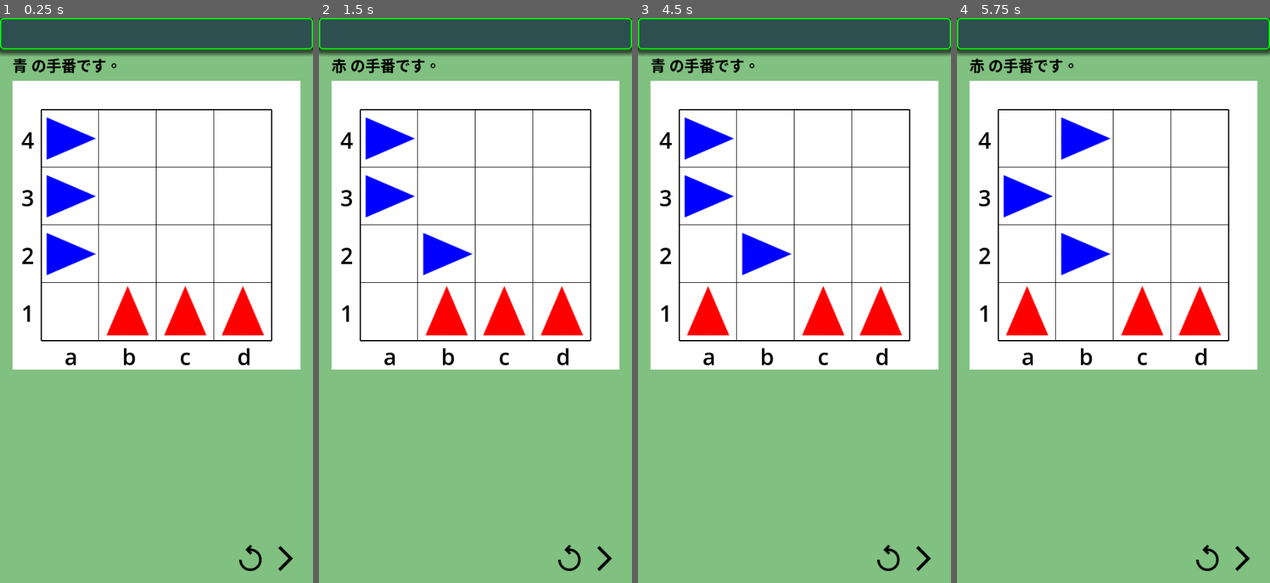
Above: before the commit, frames 1-4 (left to right).
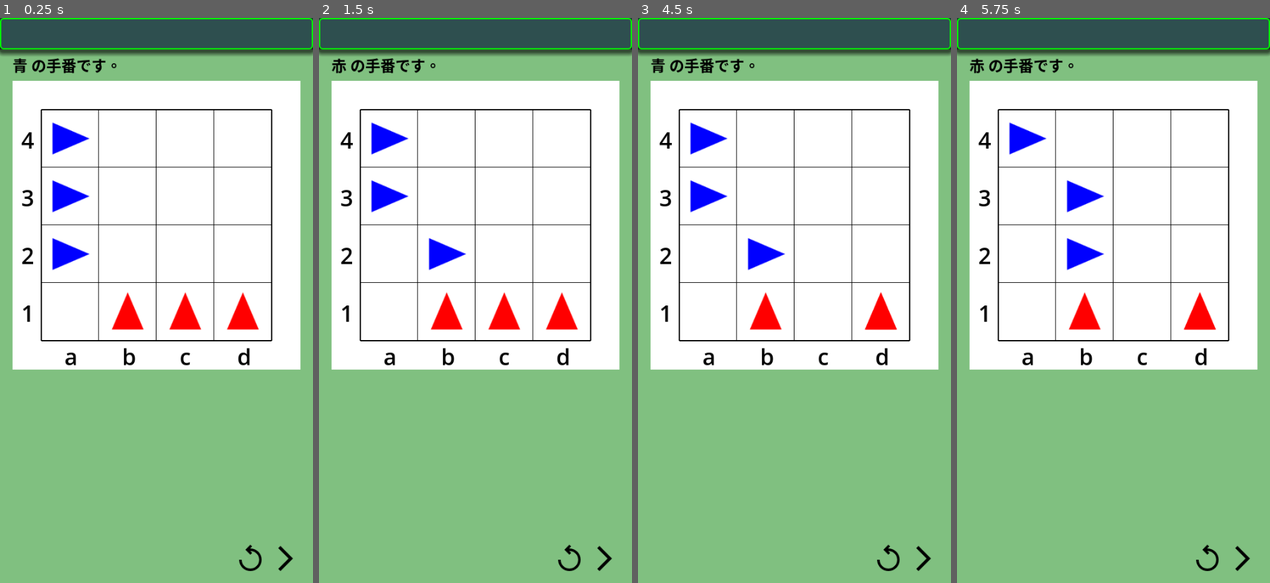
Above: after the commit, the same moments.

Repository: vivisuke/DodgemGame
Game: Godot game, scene res://main.tscn
Same seed, same stepped clock (60 frames per second), same inputs: the game is played once before the commit and once after it.
Inputs (mouse positions are in pixels of both pictures, inside the frame that each line leads up to):
- Up to frame 1 (0.25 s): no input
- Up to frame 2 (1.5 s): click (569, 560) at 0.5 s; click (603, 560) at 1.25 s
- Up to frame 3 (4.5 s): click (888, 560) at 2 s; click (888, 560) at 2.75 s; click (922, 560) at 3.5 s; click (922, 560) at 4.25 s
- Up to frame 4 (5.75 s): tap Enter at 5 s

The runs differ from the first frame. In frame 1, 2.0% of the frame differs, in the area x 14-85%, y 17-57%; in frame 2, 2.0%; in frame 3, 3.0%; in frame 4, 4.3%.

Commit message:
0034 ◎ C 01/13 01/14 0.001│ToDo│4x4, 5x5：車を縮小表示

Diff:
--- a/dodgemgame/scripts/Board.gd
+++ b/dodgemgame/scripts/Board.gd
@@ -40,7 +40,7 @@
 		m_blue_cars[i] = Vector2(0, i+1)
 	m_n_red = m_bd_size - 1
 	m_n_blue = m_bd_size - 1
-func copy(src: Board):
+func copy_from(src: Board):
 	m_bd_size = src.m_bd_size
 	m_n_red = src.m_n_red
 	m_n_blue = src.m_n_blue
@@ -121,6 +121,20 @@
 		else:
 			m_n_blue -= 1
 			return true
+func play_out(red_turn : bool = true) -> int:		# 1 for 赤勝ち, -1 for 青勝ち, 0 for 引き分け
+	var bd : Board = Board.new(m_bd_size)
+	bd.copy_from(self)
+	while true:
+		if red_turn:
+			bd.gen_moves_red()
+		else:
+			bd.gen_moves_blue()
+		var mv = bd.sel_move()
+		if bd.do_move(mv):
+			if bd.m_n_red == 0: return 1
+			if bd.m_n_blue == 0: return -1
+		red_turn = !red_turn
+	return 0
 func _ready():
 	pass # Replace with function body.
 func _process(delta):
--- a/dodgemgame/scripts/board_rect.gd
+++ b/dodgemgame/scripts/board_rect.gd
@@ -34,19 +34,9 @@
 	for i in range(N_CELLS):
 		add_axis_label(xyToPos(i, -0.5), "%c"%(0x61+i))
 		add_axis_label(xyToPos(-0.75, 0.25+i), "%d"%(i+1))
-	#add_axis_label(xyToPos(0, -0.5), "a")
-	#add_axis_label(xyToPos(1, -0.5), "b")
-	#add_axis_label(xyToPos(2, -0.5), "c")
-	#add_axis_label(xyToPos(-0.75, 0.25), "1")
-	#add_axis_label(xyToPos(-0.75, 1.25), "2")
-	#add_axis_label(xyToPos(-0.75, 2.25), "3")
 	for i in range(1, N_CELLS):
 		red_cars.push_back(get_node("RedCar%d"%i))
 		blue_cars.push_back(get_node("BlueCar%d"%i))
-	#red_cars.push_back($RedCar1)
-	#red_cars.push_back($RedCar2)
-	#blue_cars.push_back($BlueCar1)
-	#blue_cars.push_back($BlueCar2)
 	init_cars()
 	pass
 func init_cars():
@@ -55,6 +45,8 @@
 		blue_cars[i].show()
 		red_cars[i].position = xyToPos(i+1, 0)
 		blue_cars[i].position = xyToPos(0, i+1)
+		red_cars[i].scale = Vector2(3.0/N_CELLS, 3.0/N_CELLS)
+		blue_cars[i].scale = Vector2(3.0/N_CELLS, 3.0/N_CELLS)
 	#$RedCar1.show()
 	#$RedCar2.show()
 	#$BlueCar1.show()
--- a/dodgemgame/scripts/main.gd
+++ b/dodgemgame/scripts/main.gd
@@ -43,6 +43,7 @@
 			return
 		#mv = bd.m_moves[randi()%bd.m_moves.size()]
 	else:
+		var r = bd.play_out(true)
 		bd.gen_moves_red()
 		if bd.m_moves.is_empty():
 			is_game_over = true
Not shown, changed: DodgemGame.spr
